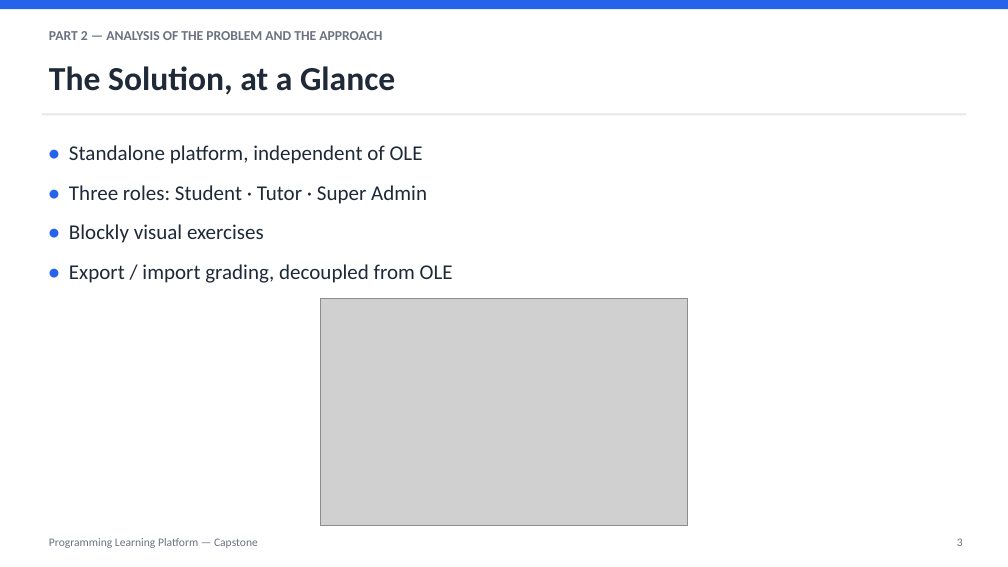
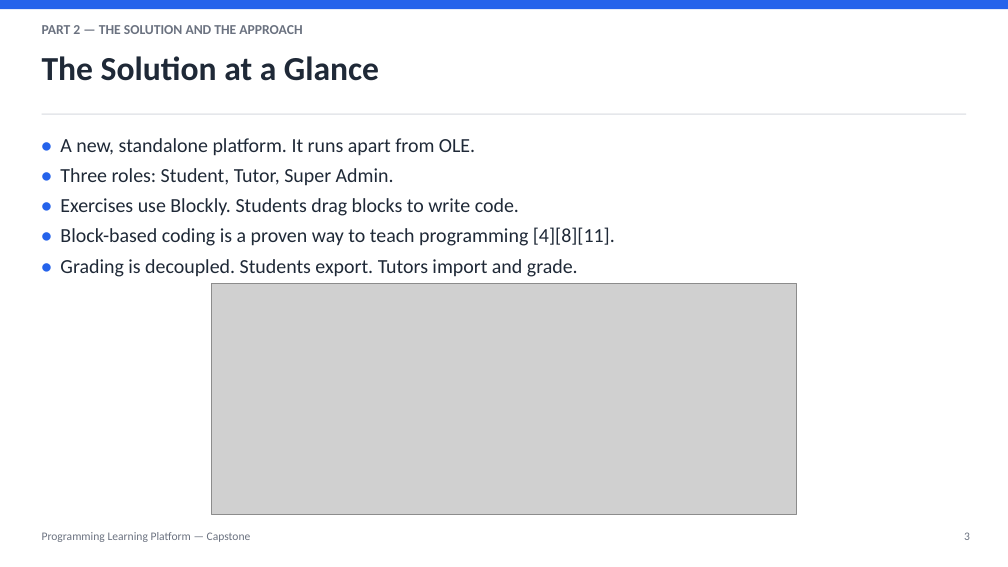
Before and after one commit to Jeromefromcn/programming-learning-platform, a slide deck: slide 3 of docs/6_presentation/presentation.pptx. Drawn at 1008x567 pixels with LibreOffice and Linux fonts; fonts in the diff are those of the drawing; grey boxes stand for pictures. Boxes give left, top, right and bottom in pixels: in the first picture for what was removed or moved away, otherwise in the second. Text is boxed around its words. In the diff, an @@ line names an element or a change of style, - is before the commit and + after.

```diff
--- a/docs/6_presentation/presentation.pptx
+++ b/docs/6_presentation/presentation.pptx
@@ text at [42,25,302,34]: text changed @@
-PART 2 — ANALYSIS OF THE PROBLEM AND THE APPROACH
+PART 2 — THE SOLUTION AND THE APPROACH
@@ text at [42,56,379,81]: text changed @@
-The Solution, at a Glance
+The Solution at a Glance
@@ text at [60,138,615,277]: text changed; size 20 to 19 pt @@
-• Standalone platform, independent of OLE
-• Three roles: Student · Tutor · Super Admin
-• Blockly visual exercises
-• Export / import grading, decoupled from OLE
+• A new, standalone platform. It runs apart from OLE.
+• Three roles: Student, Tutor, Super Admin.
+• Exercises use Blockly. Students drag blocks to write code.
+• Block-based coding is a proven way to teach programming [4][8][11].
+• Grading is decoupled. Students export. Tutors import and grade.
@@ picture: place and size @@
-picture at [321,299,687,526]
+picture at [211,284,796,514]
@@ text "Programming Learning Platform — Capstone" at [42,532,251,542]: line spacing 1.15 to 1 @@
@@ text "3" at [964,532,970,540]: line spacing 1.15 to 1 @@
```
Also in this commit, not shown: 7 other slides changed, 7 slides added, 11 slides removed, 1 other file.
